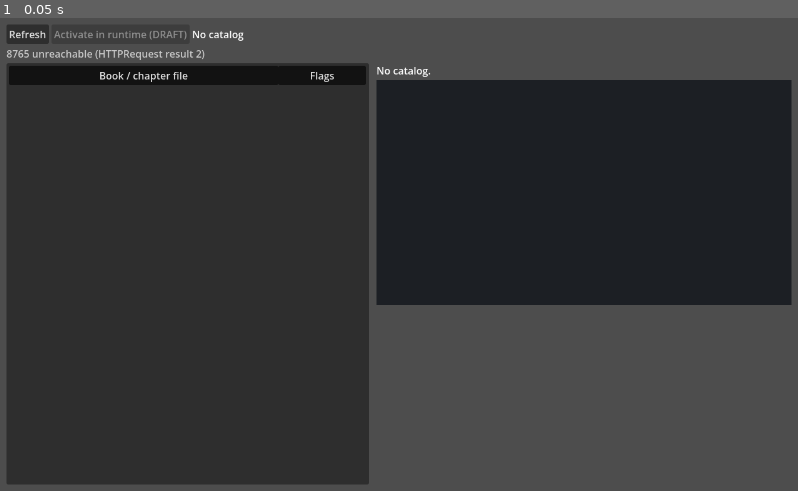
Above: before the commit, frame 1.
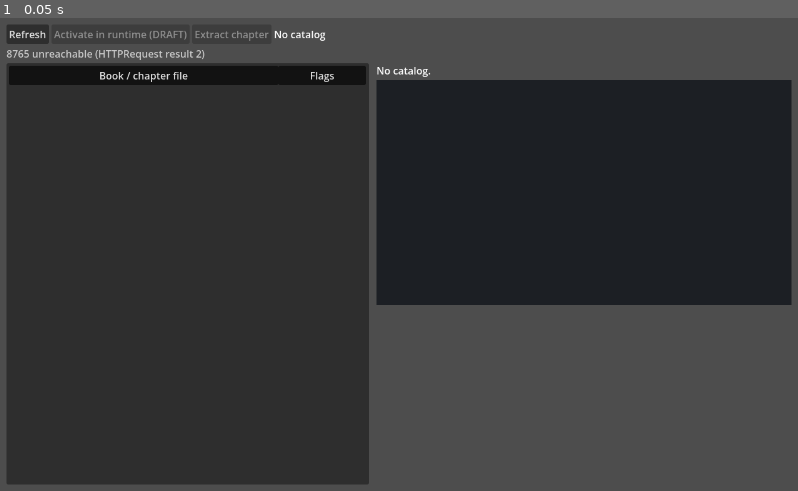
Above: after the commit, the same moment.

Repository: SmokesBowls/godotnew
Game: Godot game, scene res://main.tscn
The game is run twice, just before and just after one commit, with the same random seed, the same clock (stepped at 60 frames per second) and the same inputs.
Inputs:
- Up to frame 1 (0.05 s): no input

The runs differ from the first frame. In frame 1, 0.1% of the frame differs, in the area x 24-41%, y 2-5%.

Commit message:
feat: H02 Extract chapter button
Asks 8765 /chapters/extract to run the existing extraction for the selected
unextracted chapter, shows a running status, blocks duplicates, displays the
receipt or failure, and refreshes the candidate preview.

Co-Authored-By: Claude Opus 5.5 <noreply@anthropic.com>

Diff:
--- a/main.gd
+++ b/main.gd
@@ -11,6 +11,8 @@
 const CATALOG_PATH := "/chapters/catalog"
 const EXTRACTION_PATH := "/chapters/extraction"
 const ASSETS_PATH := "/assets/active"
+const EXTRACT_PATH := "/chapters/extract"  # H02: Tier 1 runs the existing run_chapter_extraction
+const EXTRACTABLE_STATES := ["not_extracted", "stale"]
 const FLAG_COLOR := Color(1.0, 0.72, 0.3)
 
 var base_url: String = OS.get_environment("ENGAIN_TIER1_URL") if OS.has_environment("ENGAIN_TIER1_URL") else DEFAULT_BASE_URL
@@ -19,6 +21,10 @@
 var _extract_check := ""
 ## --screenshot=<png path>: with --extract-check, save the window once the scene is drawn (needs a display).
 var _screenshot := ""
+## --extract-trigger: with --extract-check on an unextracted chapter, press Extract, wait, and report.
+var _extract_trigger := OS.get_cmdline_user_args().has("--extract-trigger")
+var _x_state := ""  # extraction state of the current selection, as Tier 1 reported it
+var _extracting := ""  # catalog_id of the extraction in flight ("" = none); blocks every new request
 
 var _http: HTTPRequest
 var _xhttp: HTTPRequest  # extraction requests; separate so a catalog refresh never collides
@@ -34,6 +40,7 @@
 var _tree: Tree
 var _detail: RichTextLabel
 var _activate: Button
+var _extract: Button
 var _link: Node  # EngAInRuntimeLink: the only path to 8080; used on explicit request only
 
 
@@ -164,6 +171,8 @@
 
 func _request_extraction(catalog_id: String) -> void:
 	_xhttp.cancel_request()  # a newer selection replaces any request still in flight
+	_x_state = ""
+	_update_extract_button()
 	_ahttp.cancel_request()
 	_x_catalog_id = catalog_id
 	_x_reply = null
@@ -216,6 +225,8 @@
 		_:
 			lines.append("[color=#ff8080]HTTP %d: %s[/color]" % [code, str(d.get("extraction", d.get("message", "error")))])
 	_show_extraction("\n".join(lines))
+	_x_state = state
+	_update_extract_button()
 	_x_reply = {"code": code, "data": d}
 	_try_render()
 
@@ -253,6 +264,12 @@
 		# shortcut: draws the first game scene only (every current chapter has one); add a scene picker when one has more.
 		var label := "%s%s" % [keys[0], "  (1 of %d scenes)" % keys.size() if keys.size() > 1 else ""]
 		stats = _scene_view.render(scenes[keys[0]], label, _a_reply)
+	if _selftest and _extract_trigger and _x_state in EXTRACTABLE_STATES and _extracting.is_empty():
+		var enabled_before := not _extract.disabled
+		_on_extract_pressed()
+		print("[selftest] extract selected catalog_id=%s state=%s button_enabled_before=%s button_disabled_while_running=%s duplicate_blocked=%s" % [
+			_x_catalog_id, _x_state, enabled_before, _extract.disabled, not _start_allowed()])
+		return
 	if _selftest and not _extract_check.is_empty():
 		print("[selftest] extraction catalog_id=%s http=%d state=%s scenes=%d" % [_x_catalog_id, code, state, scenes.size() if state == "candidate" else (d.get("game_scenes", {}) as Dictionary).size()])
 		print("[selftest] render actors=%d assets=%s ids=%s skipped_missing_position=%d" % [
@@ -280,6 +297,65 @@
 		_status.text = "Activation refused (HTTP %d): %s" % [result.code,
 			JSON.stringify((body as Dictionary).get("errors", body.get("reason", body)) if body is Dictionary else body).left(300)]
 	_activate.disabled = _x_catalog_id != catalog_id or not _link.is_configured()["activate"]
+
+
+func _start_allowed() -> bool:
+	return _extracting.is_empty() and _x_state in EXTRACTABLE_STATES and not _x_catalog_id.is_empty()
+
+
+func _update_extract_button() -> void:
+	_extract.disabled = not _start_allowed()
+	_extract.text = "Extracting ..." if not _extracting.is_empty() else "Extract chapter"
+
+
+## Asks Tier 1 to run the existing extraction for the selected catalog_id, then polls until
+## it finishes. Extraction writes a Stageroom candidate only: it never activates or builds.
+func _on_extract_pressed() -> void:
+	if not _start_allowed():
+		return
+	var catalog_id := _x_catalog_id
+	_extracting = catalog_id
+	_update_extract_button()
+	var started := await _http_json(base_url + EXTRACT_PATH, HTTPClient.METHOD_POST, JSON.stringify({"catalog_id": catalog_id}))
+	var job: Dictionary = started.body
+	if started.code == 202:
+		var t0 := Time.get_ticks_msec()
+		while job.get("state") == "running":
+			_status.text = "Extracting %s — Mettaext running (%ds); candidate only, nothing is activated" % [
+				catalog_id, (Time.get_ticks_msec() - t0) / 1000]
+			await get_tree().create_timer(1.0).timeout
+			var polled := await _http_json("%s%s?catalog_id=%s" % [base_url, EXTRACT_PATH, catalog_id.uri_encode()], HTTPClient.METHOD_GET, "")
+			job = polled.body if polled.code == 200 else {"state": "error", "message": "status poll failed (HTTP %d)" % polled.code}
+	_extracting = ""
+	var receipt: Dictionary = job.get("receipt", {}) if job.get("receipt") is Dictionary else {}
+	if job.get("state") == "finished" and receipt.get("status") == "candidate":
+		_status.text = "Extracted %s — receipt %s, source %s, %d game scene(s). CANDIDATE — not accepted." % [
+			catalog_id, receipt.get("contract"), str(receipt.get("source_sha256")).left(12), (receipt.get("game_scenes", []) as Array).size()]
+	elif job.get("state") == "finished":
+		_status.text = "Extraction FAILED for %s — returncode %s (see run.log beside the receipt)" % [catalog_id, str(receipt.get("returncode"))]
+	else:
+		_status.text = "Extraction refused for %s (HTTP %d): %s" % [catalog_id, started.code, str(job.get("message", job.get("state", "?")))]
+	if _selftest:
+		print("[selftest] extract finished state=%s receipt_status=%s contract=%s" % [job.get("state"), receipt.get("status"), receipt.get("contract")])
+	# Refresh the preview from Tier 1 (the receipt is displayed there) if this chapter is still selected.
+	if _x_catalog_id == catalog_id:
+		_request_extraction(catalog_id)
+	else:
+		_update_extract_button()
+
+
+func _http_json(url: String, method: int, body: String) -> Dictionary:
+	var http := HTTPRequest.new()
+	http.timeout = 30.0
+	add_child(http)
+	var headers := PackedStringArray(["Content-Type: application/json"]) if method == HTTPClient.METHOD_POST else PackedStringArray()
+	if http.request(url, headers, method, body) != OK:
+		http.queue_free()
+		return {"code": 0, "body": {"state": "error", "message": "could not start request"}}
+	var r: Array = await http.request_completed
+	http.queue_free()
+	var parsed: Variant = JSON.parse_string((r[3] as PackedByteArray).get_string_from_utf8())
+	return {"code": r[1] if r[0] == HTTPRequest.RESULT_SUCCESS else 0, "body": parsed if parsed is Dictionary else {}}
 
 
 func _show_extraction(text: String) -> void:
@@ -344,6 +420,12 @@
 	_activate.disabled = true
 	_activate.pressed.connect(_on_activate_pressed)
 	header.add_child(_activate)
+	_extract = Button.new()
+	_extract.text = "Extract chapter"
+	_extract.tooltip_text = "Tier 1 runs the existing Mettaext extraction for this chapter. Produces a candidate only."
+	_extract.disabled = true
+	_extract.pressed.connect(_on_extract_pressed)
+	header.add_child(_extract)
 	_summary = Label.new()
 	_summary.size_flags_horizontal = Control.SIZE_EXPAND_FILL
 	_summary.autowrap_mode = TextServer.AUTOWRAP_WORD_SMART
